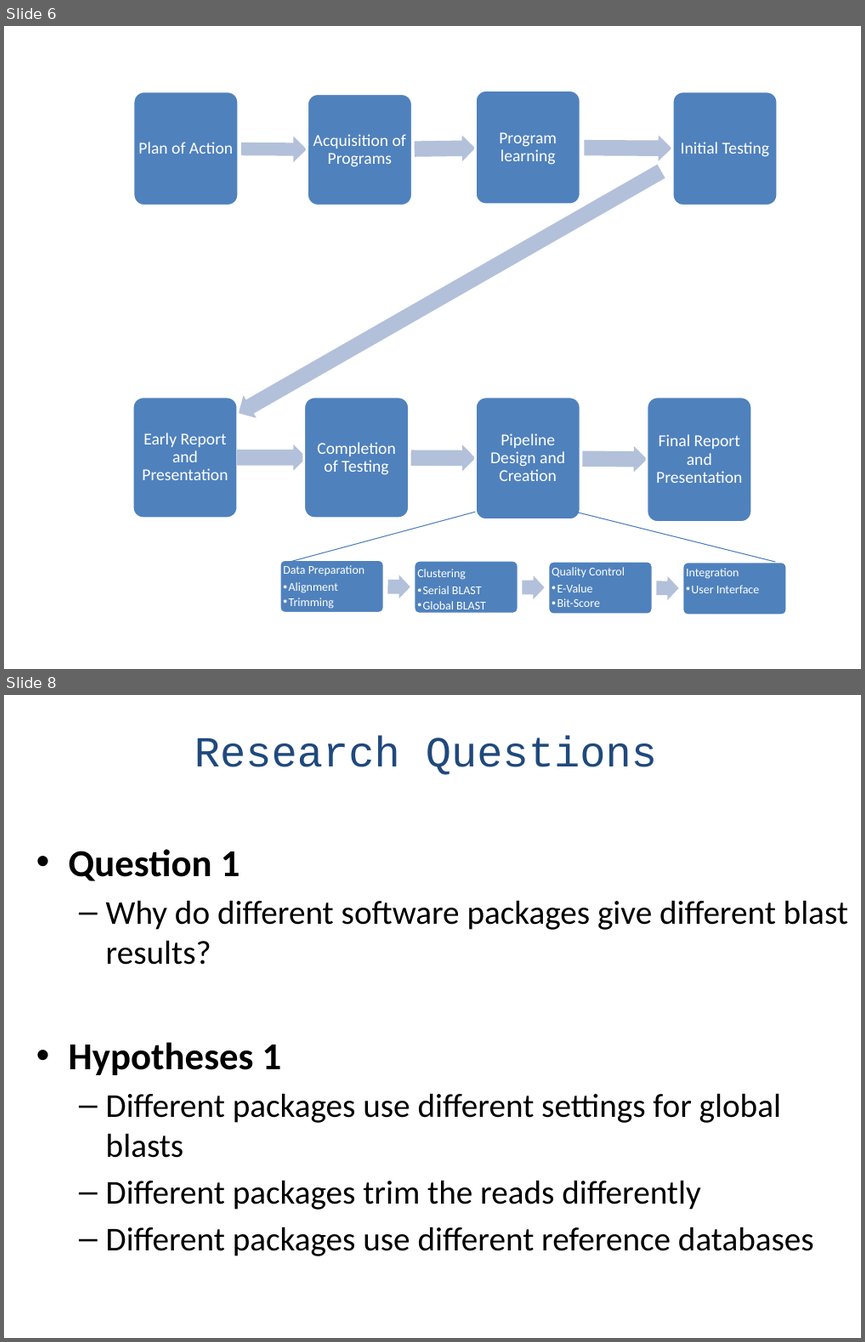
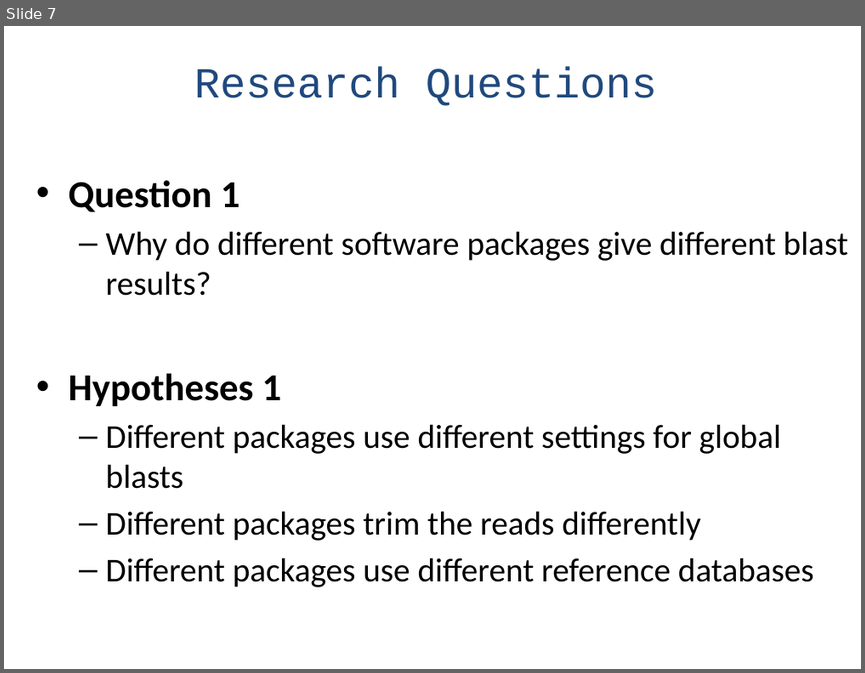
Before and after one commit to naturalis/HTS-barcode-checker, a slide deck: doc/Presentation.pptx. Shown one above the other, each under a label of ours: slides 6 and 8 before the commit, slide 7 after it; the slides between them are not shown. The pictures are 865x1342 and 865x673 pixels, drawn with LibreOffice and Linux fonts; fonts in the diff are those of the drawing. Boxes give left, top, right and bottom in pixels: in the first picture for what was removed or moved away, otherwise in the second. Text is boxed around its words. In the diff, an @@ line names an element or a change of style, - is before the commit and + after.

Commit message:
echte data toegevoegd, een paar files verplaatst

```diff
--- a/doc/Presentation.pptx
+++ b/doc/Presentation.pptx
@@ slide 6 removed at (x1=4, y1=26, x2=861, y2=669), background #FFFFFF @@
@@ group removed at (x1=132, y1=91, x2=778, y2=522): 8 rounded rectangles, 8 texts, 7 right arrows @@
-Plan of Action
-Acquisition of Programs
-Program learning
-Initial Testing
-Early Report and Presentation
-Completion of Testing
-Pipeline Design and Creation
-Final Report and Presentation
@@ line removed from (475, 512) to (290, 562) @@
@@ line removed from (575, 512) to (775, 562) @@
@@ group removed at (x1=280, y1=560, x2=787, y2=614): 4 rounded rectangles, 4 texts, 3 right arrows @@
-Data Preparation
-  •• Alignment
-  •• Trimming
-Clustering
-  •• Serial BLAST
-  •• Global BLAST
-Quality Control
-  •• E-Value
-  •• Bit-Score
-Integration
-  •• User Interface
@@ what was slide 8 is now slide 7 @@
```
Also in this commit, not shown: 6 slides changed, 1 slide added, 1 other slide removed, 6 other files.
